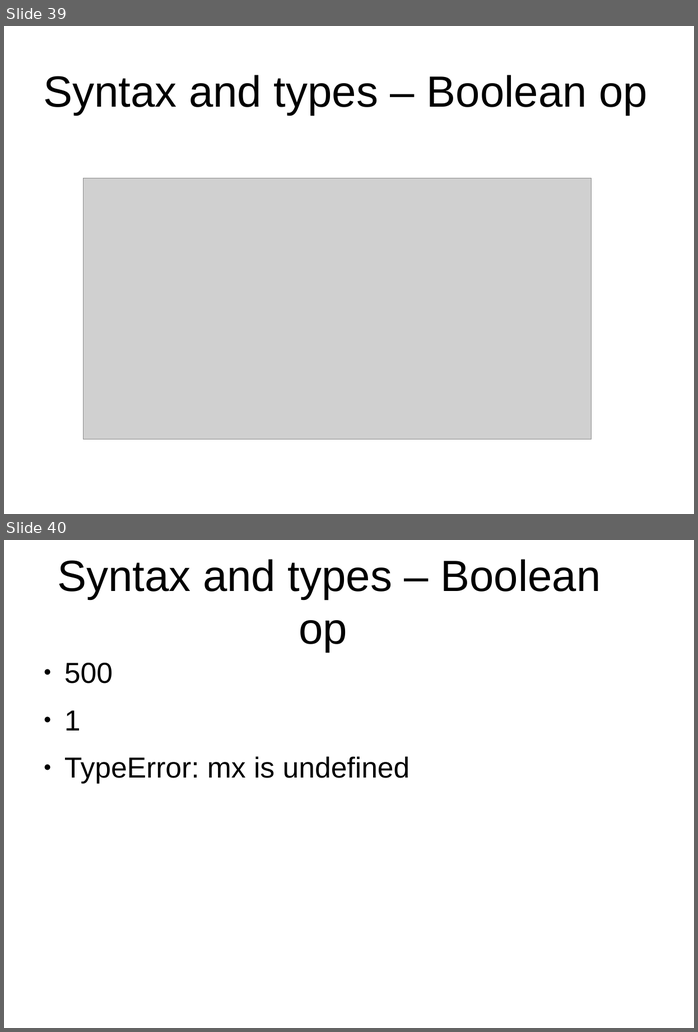
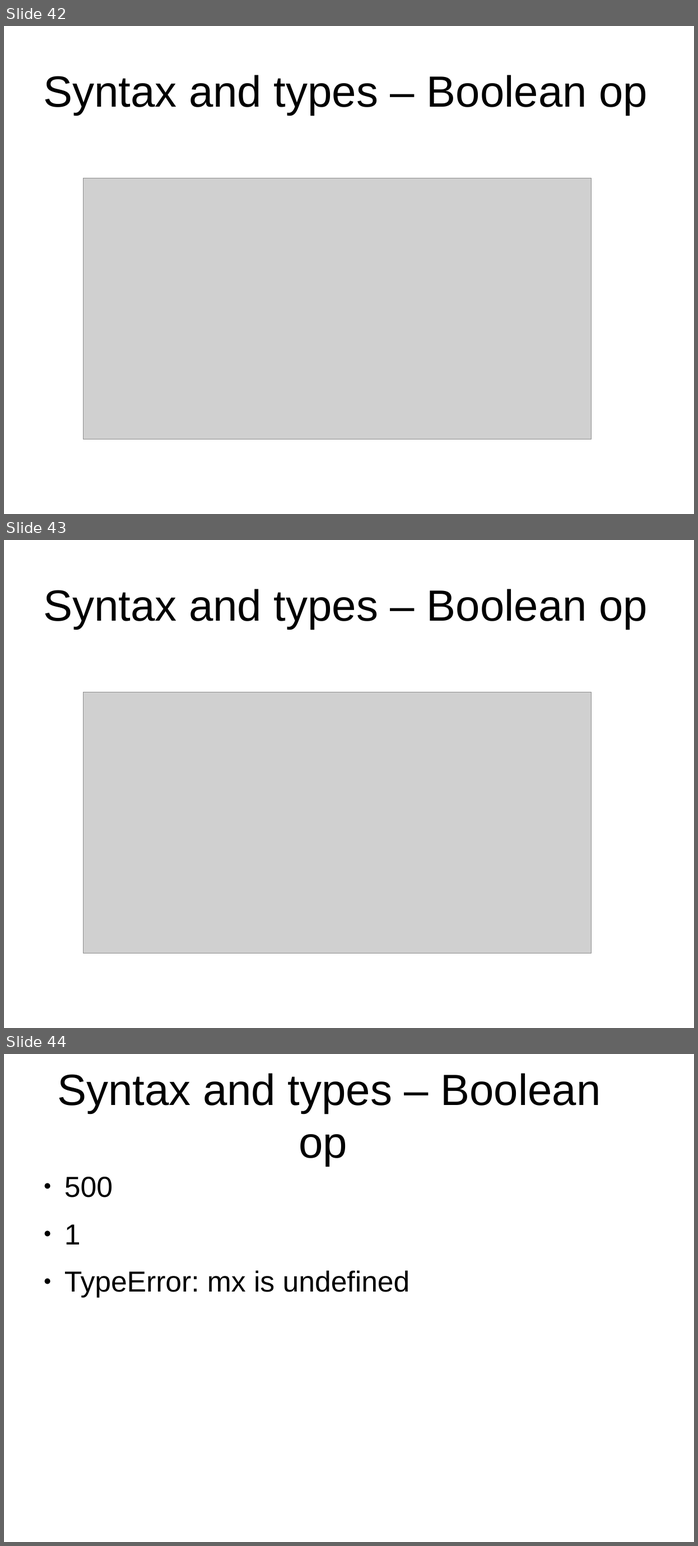
Before and after one commit to peterborkuti/other, a slide deck: JavaScriptBasics/jsbasics-slide.odp. Shown one above the other, each under a label of ours: slides 39 and 40 before the commit, slides 42, 43 and 44 after it. The pictures are 698x1032 and 698x1546 pixels, drawn with LibreOffice and Linux fonts; fonts in the diff are those of the drawing; grey boxes stand for pictures; background and template pictures are left out. Boxes give left, top, right and bottom in pixels: in the first picture for what was removed or moved away, otherwise in the second. Text is boxed around its words. In the diff, an @@ line names an element or a change of style, - is before the commit and + after.

```diff
--- a/JavaScriptBasics/jsbasics-slide.odp
+++ b/JavaScriptBasics/jsbasics-slide.odp
@@ slide 43 added at (4,540,694,1028), background #FFFFFF @@
@@ title added at (43,589,647,629), 53.3 pt, text #000000 @@
+Syntax and types – Boolean op
@@ picture added at (83,692,591,953) @@
@@ what was slide 39 is now slide 42 @@
@@ what was slide 40 is now slide 44 @@
```
Also in this commit, not shown: 6 slides changed, 5 other slides added, 8 other files.
